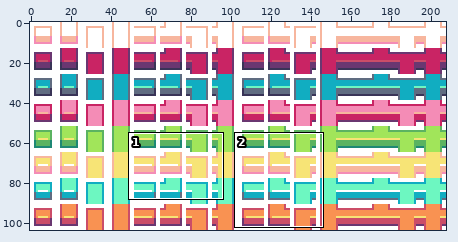
Edited in one commit: pixel-art file (examples/19 - snake with guns/img/players4.aseprite). The picture above shows the old version from afar; the outline marks the close-up.
Close-up. Earlier state:
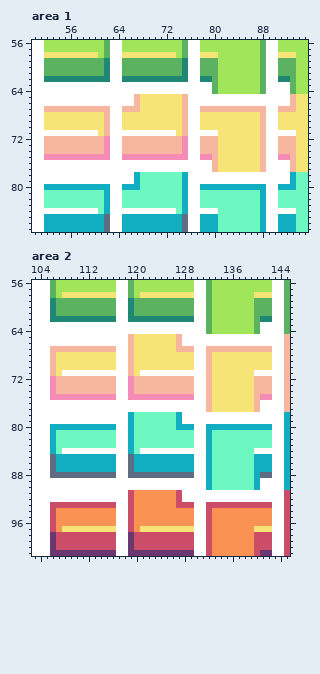
208x104 pixels, 1 frame. Shown: area 1: x 50..95, y 56..87; area 2: x 103..145, y 56..101. The commit also changed other parts of the picture, which this record leaves out.
After:
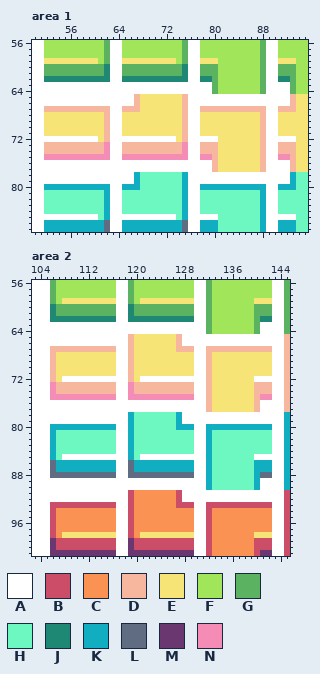
Palette (. is transparent): A #ffffff  B #cb4d68  C #f99252  D #f7b69e  E #f7e476  F #a1e55a  G #5bb361  H #6df7c1  J #1e8875  K #11adc1  L #606c81  M #6a3771  N #f48cb6
Change:
Area 1, layer "sprites":
The author changed colour D to colour A in row 72 at x 52 to 60, 65 to 73, 78 to 80 and 91 to 93.
The author changed colour K to colour A in row 85 at x 52 to 60, 65 to 73, 78 to 80 and 91 to 93.
The author changed colour N to colour D in row 72 at x 62 and 75.
The author changed colour A to colour E in row 71 at x 52 to 60, 65 to 73, 78 to 80 and 91 to 93.
The author changed colour D to colour E in row 72 at x 61 and 74.
The author changed colour G to colour E in row 59 at x 52 to 60, 65 to 73, 78 to 80 and 91 to 93.
The author changed colour E to colour F in row 58 at x 52 to 60, 65 to 73, 78 to 80 and 91 to 93.
The author changed colour G to colour F in row 59 at x 61 and 74.
The author changed colour J to colour G in row 59 at x 62 and 75.
The author changed colour A to colour H in row 84 at x 52 to 60, 65 to 73, 78 to 80 and 91 to 93.
The author changed colour K to colour H in row 85 at x 61 and 74.
The author changed colour L to colour K in row 85 at x 62 and 75.
Area 2, layer "sprites":
The author changed colour D to colour A in row 72 at x 108 to 116, 121 to 129 and 140 to 142.
The author changed colour K to colour A in row 85 at x 108 to 116, 121 to 129 and 140 to 142.
The author changed colour M to colour B in row 98 at x 106 and 119.
The author changed colour B to colour C in row 98 at x 107 and 120.
The author changed colour E to colour C in row 97 at x 108 to 116, 121 to 129 and 140 to 142.
The author changed colour N to colour D in row 72 at x 106 and 119.
The author changed colour A to colour E in row 71 at x 108 to 116, 121 to 129 and 140 to 142.
The author changed colour B to colour E in row 98 at x 108 to 116, 121 to 129 and 140 to 142.
The author changed colour D to colour E in row 72 at x 107 and 120.
The author changed colour G to colour E in row 59 at x 108 to 116, 121 to 129 and 140 to 142.
The author changed colour E to colour F in row 58 at x 108 to 116, 121 to 129 and 140 to 142.
The author changed colour G to colour F in row 59 at x 107 and 120.
The author changed colour J to colour G in row 59 at x 106 and 119.
The author changed colour A to colour H in row 84 at x 108 to 116, 121 to 129 and 140 to 142.
The author changed colour K to colour H in row 85 at x 107 and 120.
The author changed colour L to colour K in row 85 at x 106 and 119.
